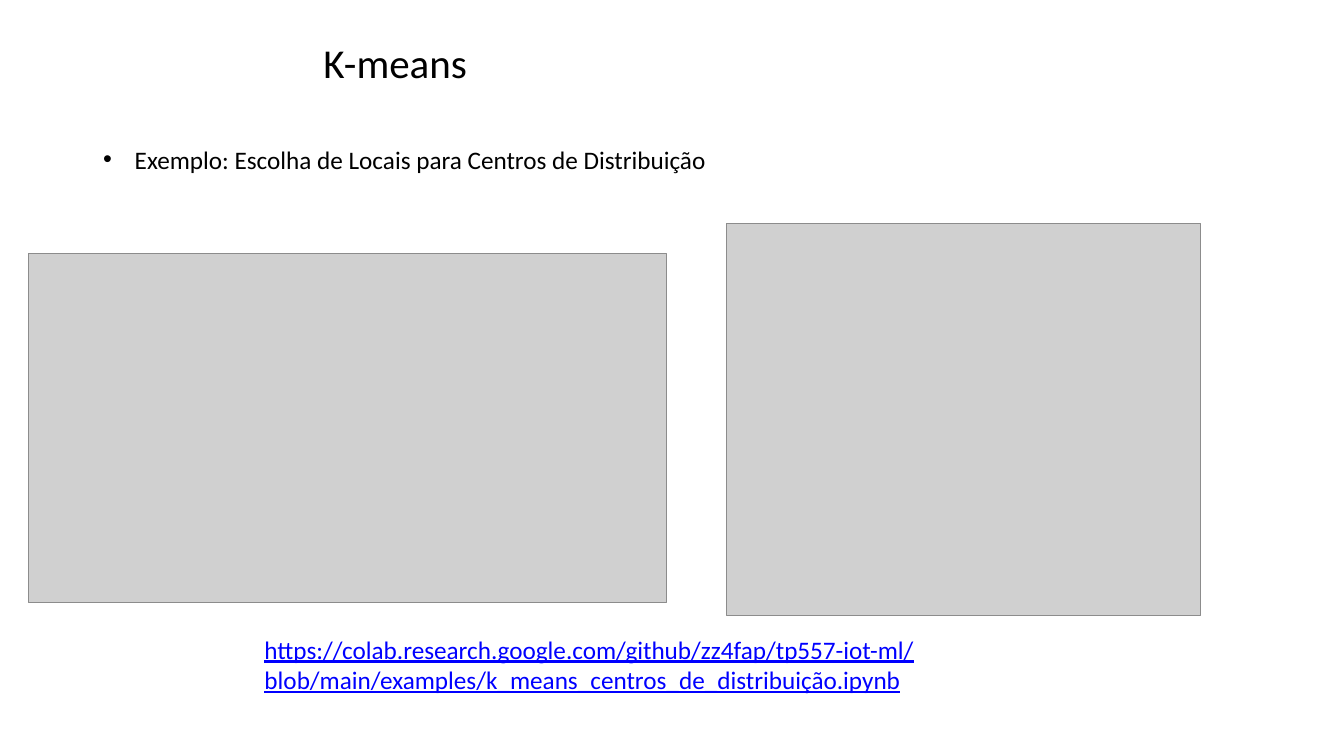
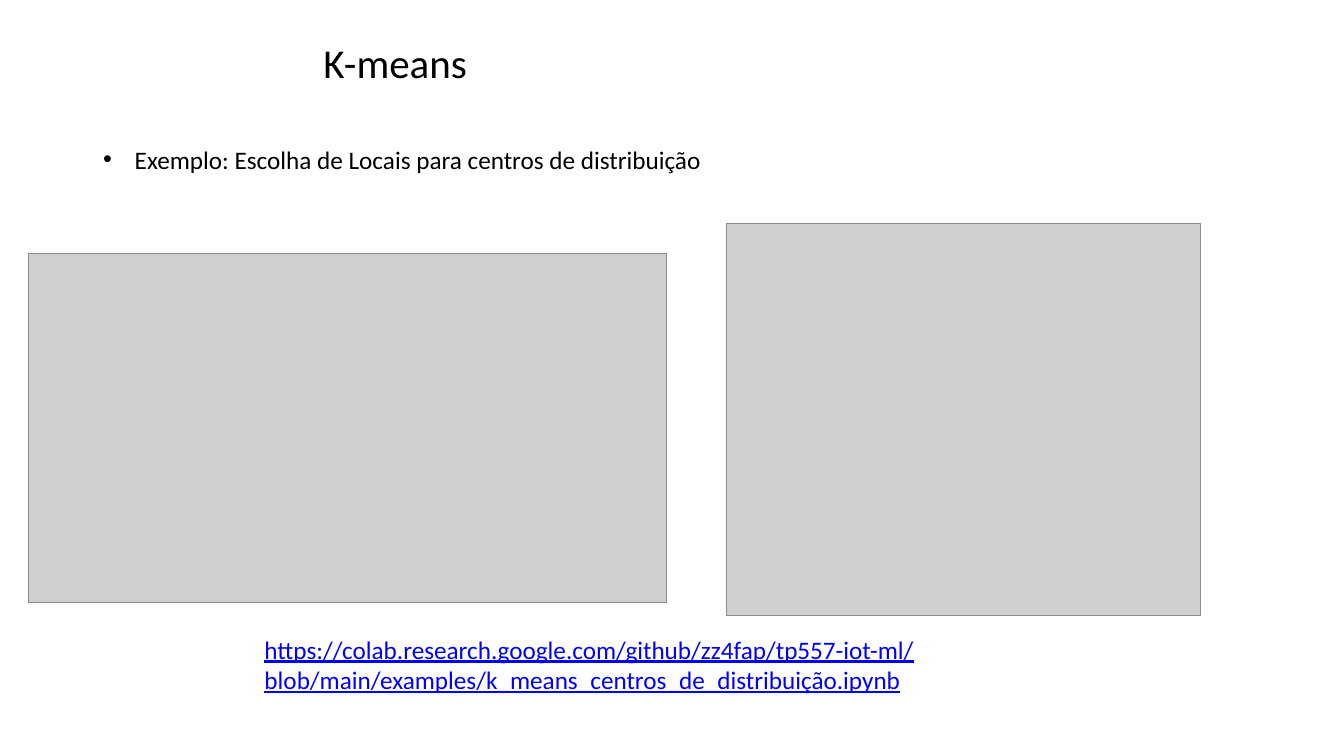
Before and after one commit to zz4fap/tp557-iot-ml, a slide deck: slide 17 of slides/TP557_16_detecção_de_anomalias.pptx. Drawn at 1344x756 pixels with LibreOffice and Linux fonts; fonts in the diff are those of the drawing; grey boxes stand for pictures; background and template pictures are left out. Boxes give left, top, right and bottom in pixels: in the first picture for what was removed or moved away, otherwise in the second. Text is boxed around its words. In the diff, an @@ line names an element or a change of style, - is before the commit and + after.

```diff
--- a/slides/TP557_16_detecção_de_anomalias.pptx
+++ b/slides/TP557_16_detecção_de_anomalias.pptx
@@ text at box(135, 151, 701, 174): text changed @@
-• Exemplo: Escolha de Locais para Centros de Distribuição
+• Exemplo: Escolha de Locais para centros de distribuição
```
Also in this commit, not shown: 9 other slides changed, 1 other file.
